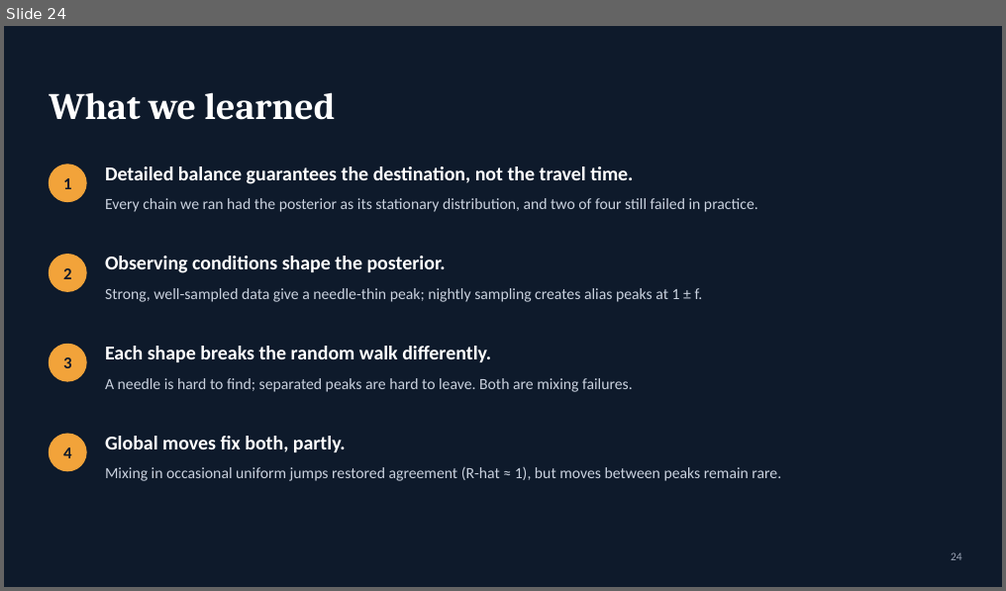
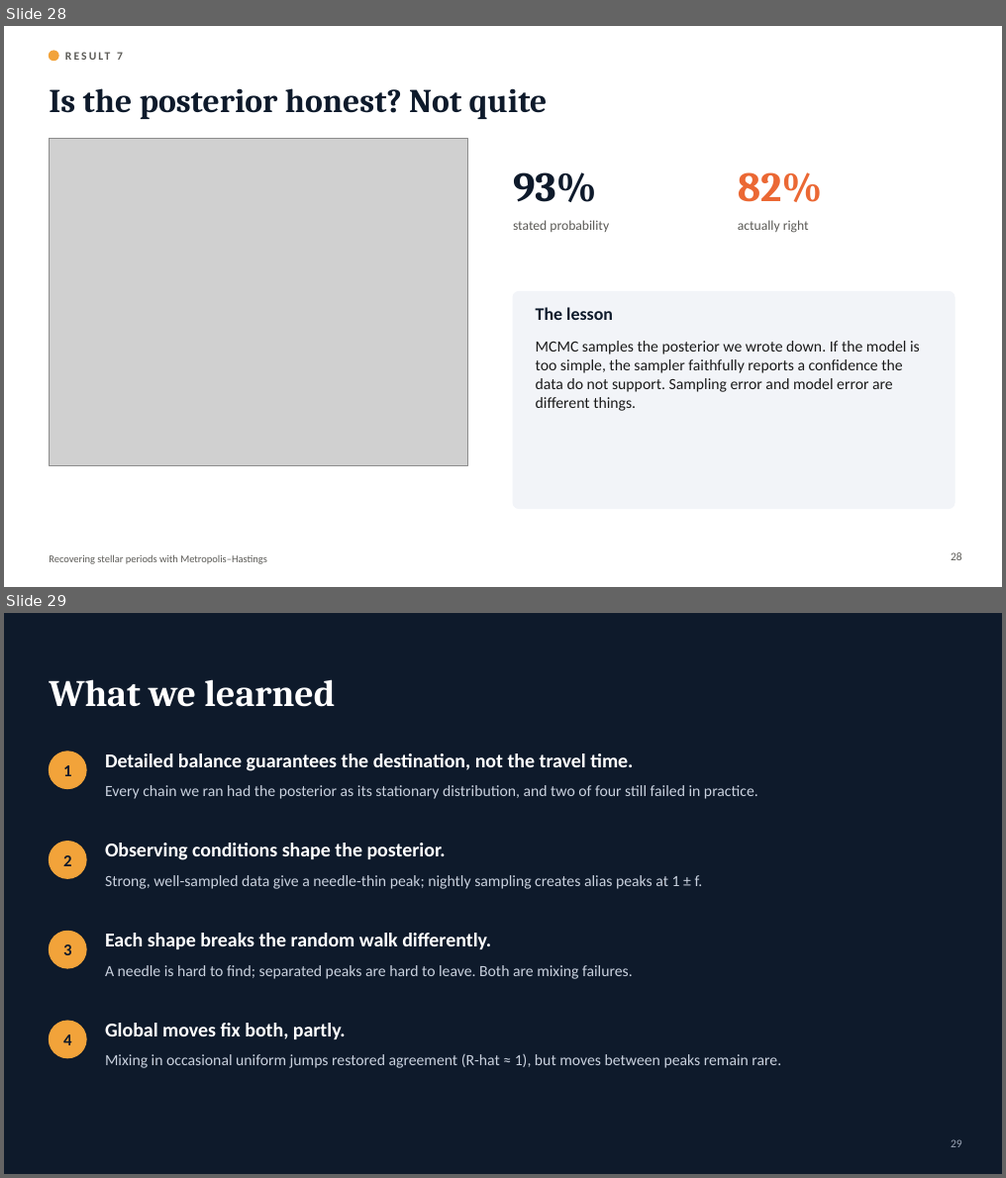
Before and after one commit to cognitogramma/StarSearch-, a slide deck: slides/Stellar_Periods_MH.pptx. Shown one above the other, each under a label of ours: slide 24 before the commit, slides 28 and 29 after it. The pictures are 1006x591 and 1006x1178 pixels, drawn with LibreOffice and Linux fonts; fonts in the diff are those of the drawing; grey boxes stand for pictures. Boxes give left, top, right and bottom in pixels: in the first picture for what was removed or moved away, otherwise in the second. Text is boxed around its words. In the diff, an @@ line names an element or a change of style, - is before the commit and + after.

```diff
--- a/slides/Stellar_Periods_MH.pptx
+++ b/slides/Stellar_Periods_MH.pptx
@@ slide 28 added at [4, 26, 1002, 587], background #FFFFFF @@
@@ ellipse added at [49, 51, 58, 61], fill #F2A33A, outline #F2A33A 1 pt @@
@@ text added at [117, 52, 123, 60], 11 pt, text #5C5B57, bold @@
+RESULT 7
@@ title added at [49, 88, 548, 119], 32 pt, text #0E1A2B, bold @@
+Is the posterior honest? Not quite
@@ picture added at [49, 138, 468, 467] @@
@@ text added at [513, 173, 597, 202], 40 pt, text #0E1A2B, bold @@
+93%
@@ text added at [738, 173, 823, 202], 40 pt, text #EB6834, bold @@
+82%
@@ text added at [513, 220, 609, 232], 13 pt, text #5C5B57 @@
+stated probability
@@ text added at [738, 220, 809, 233], 13 pt, text #5C5B57 @@
+actually right
@@ rounded rectangle added at [513, 291, 954, 509], fill #F2F4F8, outline #F2F4F8 1 pt @@
@@ text added at [536, 307, 613, 320], 17 pt, text #0E1A2B, bold @@
+The lesson
@@ text added at [536, 341, 920, 411], 15 pt, text #1B1B1B @@
+MCMC samples the posterior we wrote down. If the model is too simple, the sampler faithfully reports a confidence the data do not support. Sampling error and model error are different things.
@@ text added at [49, 555, 267, 565], 10 pt, text #5C5B57 @@
+Recovering stellar periods with Metropolis–Hastings
@@ page number added at [950, 553, 962, 561], 11 pt, text #5C5B57 @@
+28
@@ what was slide 24 is now slide 29 @@
@@ page number at [950, 1140, 962, 1148]: text changed @@
-24
+29
```
Also in this commit, not shown: 4 other slides added, 9 other files.
